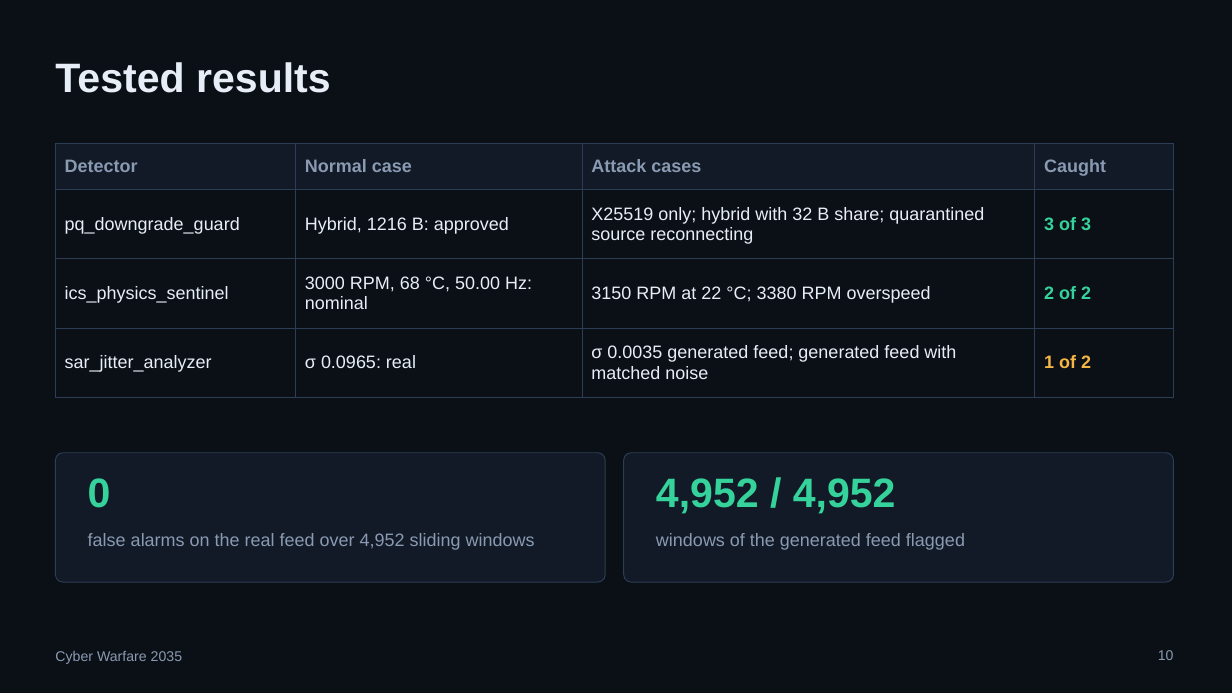
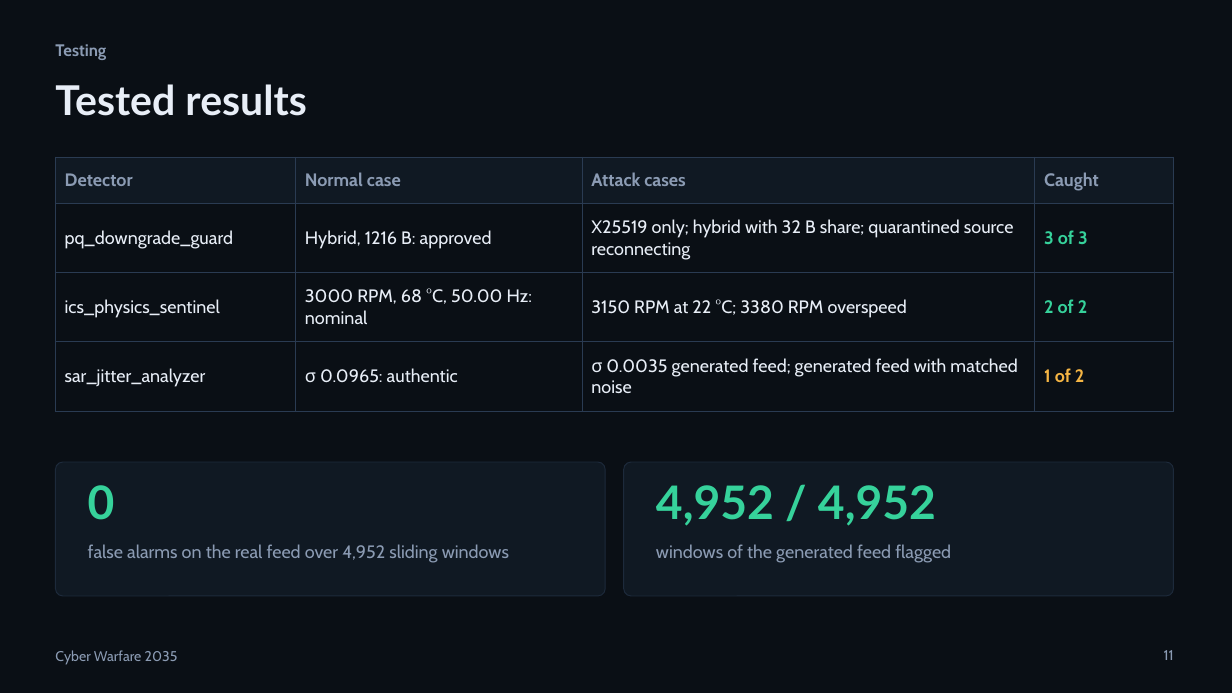
Before and after one commit to Keshav-gehlot/cyberwarfare-roleplay, a slide deck: slide 11 of 04_presentation.pptx (slide 10 before the commit). Drawn at 1232x693 pixels with LibreOffice and Linux fonts; fonts in the diff are those of the drawing. Boxes give left, top, right and bottom in pixels: in the first picture for what was removed or moved away, otherwise in the second. Text is boxed around its words. In the diff, an @@ line names an element or a change of style, - is before the commit and + after.

```diff
--- a/04_presentation.pptx
+++ b/04_presentation.pptx
@@ background #0B1016 to #0A0F15 @@
@@ text added at <box>55,44,106,60</box>, 13 pt, text #8B9BB3, bold @@
+Testing
@@ title "Tested results": place and size @@
-title "Tested results" at <box>55,62,331,93</box>
+title "Tested results" at <box>55,84,306,116</box>
@@ title "Tested results" at <box>55,84,306,116</box>: font Arial to Lato @@
@@ table at <box>55,157,1174,397</box> @@
-row 4, column 2: σ 0.0965: real
+row 4, column 2: σ 0.0965: authentic
@@ fill #111A26 to #101923 in row 1 @@
@@ fill #0B1016 to #0A0F15 in 12 cells @@
@@ font Arial to Cabin @@
@@ text colour #8A9AB2 to #8B9BB3 in "Detector", "Normal case", "Attack cases", "Caught" @@
@@ borders changed @@
@@ table: place and size @@
-table at <box>55,143,1174,383</box>
+table at <box>55,157,1174,397</box>
@@ rounded rectangle: place and size @@
-rounded rectangle at <box>55,453,605,582</box>
+rounded rectangle at <box>55,462,605,596</box>
@@ rounded rectangle at <box>55,462,605,596</box>: fill #111A26 to #101923; outline #2C3D55 0.75 pt to #1D2A3B 0.75 pt; proportions changed @@
@@ text "0" at <box>88,485,115,520</box>: size 32 to 36 pt, font Arial to Lato @@
@@ rounded rectangle at <box>624,462,1174,596</box>: fill #111A26 to #101923; outline #2C3D55 0.75 pt to #1D2A3B 0.75 pt; proportions changed @@
@@ rounded rectangle: place and size @@
-rounded rectangle at <box>624,453,1174,582</box>
+rounded rectangle at <box>624,462,1174,596</box>
@@ text "4,952 / 4,952" at <box>656,485,936,526</box>: size 32 to 36 pt, font Arial to Lato @@
@@ text "false alarms on the real ...": place and size @@
-text "false alarms on the real ..." at <box>88,533,535,550</box>
+text "false alarms on the real ..." at <box>88,544,509,563</box>
@@ font Arial to Cabin, text colour #8A9AB2 to #8B9BB3 in 3 elements at <box>55,650,178,665</box>, <box>88,544,509,563</box>, <box>656,544,951,563</box> @@
@@ text "windows of the generated feed ...": place and size @@
-text "windows of the generated feed ..." at <box>656,533,965,550</box>
+text "windows of the generated feed ..." at <box>656,544,951,563</box>
@@ page number at <box>1164,650,1174,660</box>: text changed; font Arial to Cabin; text colour #8A9AB2 to #8B9BB3 @@
-10
+11
```
Also in this commit, not shown: 10 other slides changed, 2 slides added, 1 slide removed, 10 other files.
